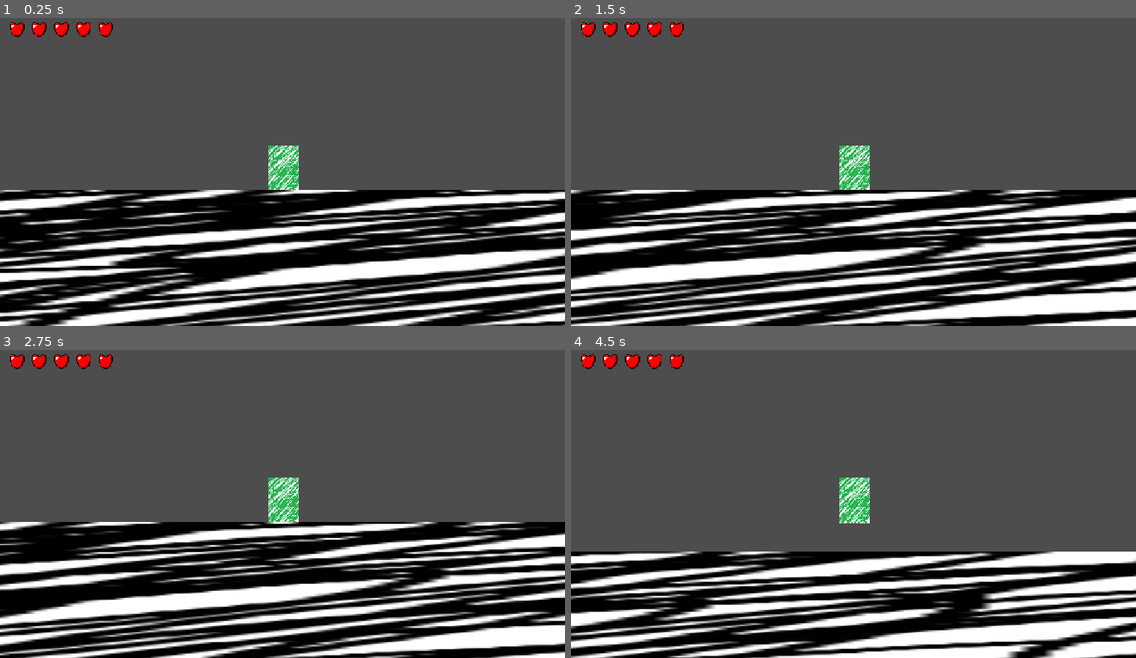
Above: before the commit, frames 1-4 (two rows, left to right).
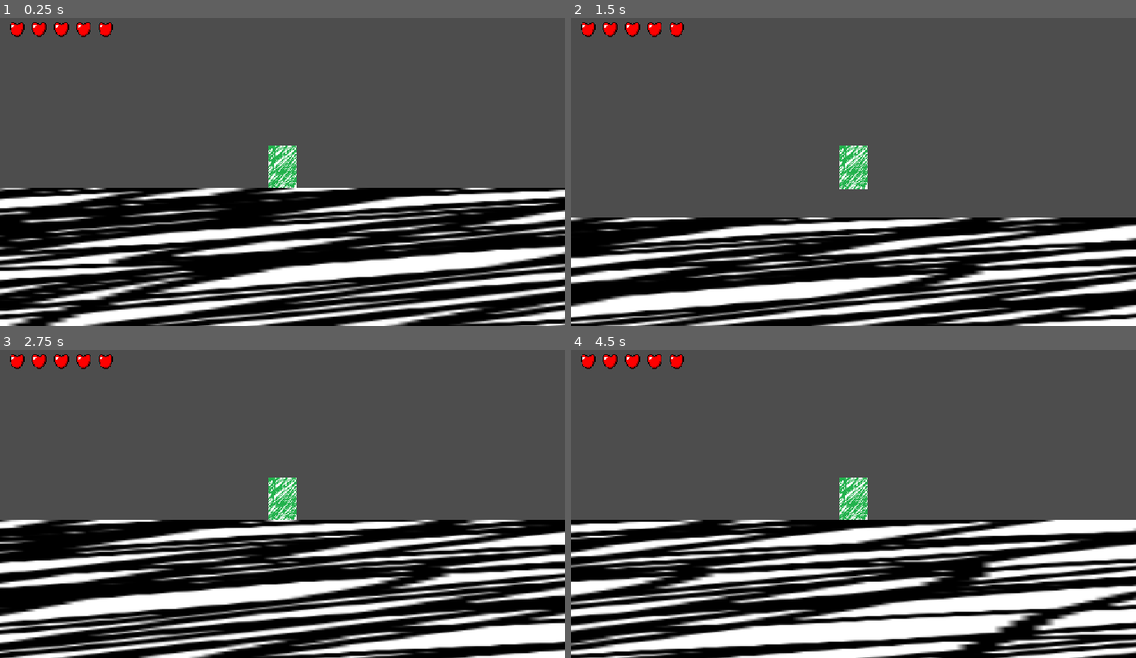
Above: after the commit, the same moments.

Repository: tanlanman123/bluecell
Game: Godot game, scene res://scenes/FirstRoom.tscn
The game is run twice, just before and just after one commit, with the same random seed, the same clock (stepped at 60 frames per second) and the same inputs.
Inputs:
- Up to frame 1 (0.25 s): no input
- Up to frame 2 (1.5 s): tap Enter at 0.5 s; hold D (move_right) from 0.53 s (still down); tap Z (press_z, bound only before the commit) at 0.6 s; tap Space (Jump, bound only after the commit) at 0.77, 0.8, 1.07, 1.35 s
- Up to frame 3 (2.75 s): tap Space (Jump, bound only after the commit) at 1.52, 1.82, 2.3 s; tap Z (press_z, bound only before the commit) at 1.55, 2.1 s; release D (move_right) at 2.03 s; hold A (move_left) from 2.03 s (still down)
- Up to frame 4 (4.5 s): release A (move_left) at 2.78 s; hold D (move_right) 2.78-4.28 s; tap Z (press_z, bound only before the commit) at 2.85, 4.35 s; tap Space (Jump, bound only after the commit) at 3.02, 3.32, 3.6, 3.77, 4.07 s; hold A (move_left) from 4.28 s (still down)

The runs differ from the first frame. In frame 1, 23% of the frame differs, in the area x 0-100%, y 41-100%; in frame 2, 34%; in frame 3, 23%; in frame 4, 35%.

Commit message:
made I-frames and sword
i made the sword.
i made invincibility-frames where if you get hit you cant get hit after a certain amount of time.

Diff:
--- a/project.godot
+++ b/project.godot
@@ -21,23 +21,20 @@
 
 [input]
 
-press_z={
+Jump={
 "deadzone": 0.2,
-"events": [Object(InputEventKey,"resource_local_to_scene":false,"resource_name":"","device":-1,"window_id":0,"alt_pressed":false,"shift_pressed":false,"ctrl_pressed":false,"meta_pressed":false,"pressed":false,"keycode":0,"physical_keycode":90,"key_label":0,"unicode":122,"location":0,"echo":false,"script":null)
-, Object(InputEventJoypadButton,"resource_local_to_scene":false,"resource_name":"","device":-1,"button_index":0,"pressure":0.0,"pressed":false,"script":null)
+"events": [Object(InputEventJoypadButton,"resource_local_to_scene":false,"resource_name":"","device":-1,"button_index":0,"pressure":0.0,"pressed":false,"script":null)
 , Object(InputEventKey,"resource_local_to_scene":false,"resource_name":"","device":-1,"window_id":0,"alt_pressed":false …(182 unchanged characters)…
 ]
 }
 move_left={
 "deadzone": 0.2,
 "events": [Object(InputEventKey,"resource_local_to_scene":false,"resource_name":"","device":-1,"window_id":0,"alt_press …(191 unchanged characters)…
-, Object(InputEventKey,"resource_local_to_scene":false,"resource_name":"","device":-1,"window_id":0,"alt_pressed":false,"shift_pressed":false,"ctrl_pressed":false,"meta_pressed":false,"pressed":false,"keycode":0,"physical_keycode":4194319,"key_label":0,"unicode":0,"location":0,"echo":false,"script":null)
-]
+, null]
 }
 move_right={
 "deadzone": 0.2,
 "events": [Object(InputEventKey,"resource_local_to_scene":false,"resource_name":"","device":-1,"window_id":0,"alt_press …(192 unchanged characters)…
-, Object(InputEventKey,"resource_local_to_scene":false,"resource_name":"","device":-1,"window_id":0,"alt_pressed":false,"shift_pressed":false,"ctrl_pressed":false,"meta_pressed":false,"pressed":false,"keycode":0,"physical_keycode":4194321,"key_label":0,"unicode":0,"location":0,"echo":false,"script":null)
 ]
 }
 
--- a/scenes/FirstRoom.tscn
+++ b/scenes/FirstRoom.tscn
@@ -73,12 +73,12 @@
 offset_bottom = 82.0
 scale = Vector2(1.8799993, 1.8000009)
 
-[node name="heart" type="TextureRect" parent="healthBar/HBoxContainer" unique_id=318703456]
+[node name="heart1" type="TextureRect" parent="healthBar/HBoxContainer" unique_id=318703456]
 texture_filter = 1
 custom_minimum_size = Vector2(19.725, 0)
 layout_mode = 2
 
-[node name="AnimatedSprite2D" type="AnimatedSprite2D" parent="healthBar/HBoxContainer/heart" unique_id=1939262925]
+[node name="AnimatedSprite2D" type="AnimatedSprite2D" parent="healthBar/HBoxContainer/heart1" unique_id=1939262925]
 sprite_frames = SubResource("SpriteFrames_j7wrs")
 
 [node name="heart3" type="TextureRect" parent="healthBar/HBoxContainer" unique_id=539847017]
--- a/scenes/enemy.tscn
+++ b/scenes/enemy.tscn
@@ -8,7 +8,7 @@
 size = Vector2(40.999996, 36.451416)
 
 [sub_resource type="RectangleShape2D" id="RectangleShape2D_go7kn"]
-size = Vector2(76, 24)
+size = Vector2(24, 18)
 
 [node name="Enemy" type="CharacterBody2D" unique_id=1010637737]
 script = ExtResource("1_md0e3")
@@ -45,7 +45,7 @@
 script = ExtResource("3_4ra3w")
 
 [node name="EnemyHurtBox" type="CollisionShape2D" parent="Enemy HurtBox" unique_id=1955641186]
-position = Vector2(0, 38)
+position = Vector2(0, 41)
 shape = SubResource("RectangleShape2D_go7kn")
 
 [connection signal="area_entered" from="Enemy HurtBox" to="Enemy HurtBox" method="_on_area_entered"]
--- a/scenes/player.tscn
+++ b/scenes/player.tscn
@@ -4,10 +4,7 @@
 [ext_resource type="Texture2D" uid="uid://dcolu18fprwdw" path="res://assets/Untitled.png" id="2_qhqgy"]
 
 [sub_resource type="RectangleShape2D" id="RectangleShape2D_4vge2"]
-size = Vector2(32, 44)
-
-[sub_resource type="RectangleShape2D" id="RectangleShape2D_og2xu"]
-size = Vector2(30, 8)
+size = Vector2(20, 38)
 
 [node name="Player" type="CharacterBody2D" unique_id=214216069]
 script = ExtResource("1_g2els")
@@ -16,16 +13,51 @@
 zoom = Vector2(2, 2)
 
 [node name="Placeholder" type="Sprite2D" parent="." unique_id=2004267316]
-position = Vector2(1, 1)
-scale = Vector2(0.26016256, 0.23711324)
+position = Vector2(0, 7.1054274e-15)
+scale = Vector2(0.24390243, 0.22680403)
 texture = ExtResource("2_qhqgy")
 
 [node name="Area2D" type="Area2D" parent="." unique_id=294479446]
 
 [node name="PlayerHitBox" type="CollisionShape2D" parent="Area2D" unique_id=2006559685]
-position = Vector2(1, 2)
+position = Vector2(0, 3)
 shape = SubResource("RectangleShape2D_4vge2")
 
-[node name="player collision" type="CollisionShape2D" parent="." unique_id=1857106137]
+[node name="PlayerSword" type="Area2D" parent="." unique_id=632809958]
 position = Vector2(1, 20)
-shape = SubResource("RectangleShape2D_og2xu")
+
+[node name="SwordRight" type="CollisionPolygon2D" parent="PlayerSword" unique_id=1083663405]
+light_mask = 512
+visibility_layer = 512
+position = Vector2(-12.000001, 0)
+scale = Vector2(1.607143, 1)
+polygon = PackedVector2Array(16, -20, 16, -35, 29.844442, -41.999996, 30.488886, -40.999996, 31.111107, -39.999996, 31.73333, -38.999996, 32.97777, -35.999996, 33.599995, -32.999996, 34.222218, -29.999996, 34.84444, -25.999998, 35.46666, -19.999998, 35.46666, -19.999998, 34.84444, -13.999998, 34.222218, -9.999999, 33.599995, -6.999999, 32.97777, -3.999999, 31.73333, -1, 31.111107, 0, 30.488886, 1, 29.844442, 2, 16, -5)
+disabled = true
+
+[node name="SwordLeft" type="CollisionPolygon2D" parent="PlayerSword" unique_id=629504772]
+light_mask = 512
+visibility_layer = 512
+position = Vector2(10, -40)
+rotation = 3.1415927
+scale = Vector2(1.607143, 1)
+polygon = PackedVector2Array(16, -20, 16, -35, 29.844442, -41.999996, 30.488886, -40.999996, 31.111107, -39.999996, 31.73333, -38.999996, 32.97777, -35.999996, 33.599995, -32.999996, 34.222218, -29.999996, 34.84444, -25.999998, 35.46666, -19.999998, 35.46666, -19.999998, 34.84444, -13.999998, 34.222218, -9.999999, 33.599995, -6.999999, 32.97777, -3.999999, 31.73333, -1, 31.111107, 0, 30.488886, 1, 29.844442, 2, 16, -5)
+
+[node name="SwordDown" type="CollisionPolygon2D" parent="PlayerSword" unique_id=513873623]
+light_mask = 512
+visibility_layer = 512
+position = Vector2(-21, -24)
+rotation = 1.5707964
+scale = Vector2(1.607143, 1)
+polygon = PackedVector2Array(16, -20, 16.177774, -38, 26.75555, -51, 29.24444, -46, 31.111105, -42, 32.35555, -39, 32.97777, -35.999996, 33.599995, -32.999996, 34.222218, -29.999996, 34.84444, -25.999998, 35.46666, -19.999998, 35.46666, -19.999998, 34.84444, -13.999998, 34.222218, -9.999999, 33.599995, -6.999999, 32.97777, -3.999999, 32.35555, -1.0000019, 31.111105, 2.999998, 29.24444, 6.999998, 26.13333, 11.999998, 16.177776, -2.000002)
+
+[node name="SwordUp" type="CollisionPolygon2D" parent="PlayerSword" unique_id=398192100]
+light_mask = 512
+visibility_layer = 512
+position = Vector2(19, -16.000002)
+rotation = 4.712389
+scale = Vector2(1.607143, 1)
+polygon = PackedVector2Array(16, -20, 16.177774, -38, 26.75555, -51, 29.24444, -46, 31.111105, -42, 32.35555, -39, 32.97777, -35.999996, 33.599995, -32.999996, 34.222218, -29.999996, 34.84444, -25.999998, 35.46666, -19.999998, 35.46666, -19.999998, 34.84444, -13.999998, 34.222218, -9.999999, 33.599995, -6.999999, 32.97777, -3.999999, 32.35555, -1.0000019, 31.111105, 2.999998, 29.24444, 6.999998, 26.13333, 11.999998, 16.177776, -2.000002)
+
+[node name="PlayerCollision" type="CollisionPolygon2D" parent="." unique_id=1834800600]
+position = Vector2(0, 19)
+polygon = PackedVector2Array(10, 3, 10, -35, -10, -35, -10, 3)
--- a/scripts/HurtScript.gd
+++ b/scripts/HurtScript.gd
@@ -1,21 +1,37 @@
 extends Area2D
 
-@onready var heart = get_node("/root/Root/healthBar/HBoxContainer/heart")
+@onready var heart1 = get_node("/root/Root/healthBar/HBoxContainer/heart1")
 @onready var heart2 = get_node("/root/Root/healthBar/HBoxContainer/heart2")
 @onready var heart3 = get_node("/root/Root/healthBar/HBoxContainer/heart3")
 @onready var heart4 = get_node("/root/Root/healthBar/HBoxContainer/heart4")
 @onready var heart5 = get_node("/root/Root/healthBar/HBoxContainer/heart5")
+var timeout1
+var timeout2
+var timeout3
+var timeout4
 
 func _on_area_entered(body: Node2D) -> void:
 	if body.name == "PlayerHitBox" or body.name == "Area2D":
-		if heart.visible == true:
-			heart.visible = false
-		elif heart2.visible == true:
+		if heart1.visible == true:
+			heart1.visible = false
+			await get_tree().create_timer(1).timeout #i-frames
+			timeout1 = true
+		elif heart2.visible == true and timeout1 == true:
 			heart2.visible = false
-		elif heart3.visible == true:
+			await get_tree().create_timer(1).timeout #i-frames
+			timeout2 = true
+		elif heart3.visible == true and timeout2 == true:
 			heart3.visible = false
-		elif heart4.visible == true:
+			await get_tree().create_timer(1).timeout #i-frames
+			timeout3 = true
+		elif heart4.visible == true and timeout3 == true:
 			heart4.visible = false
-		elif heart5.visible == true:
+			await get_tree().create_timer(1).timeout #i-frames
+			timeout4 = true
+		elif heart5.visible == true and timeout4 == true:
 			heart5.visible = false
 			print("you died")
+
+	if body.name == "SwordUp" or "SwordRight" or "SwordLeft" or "SwordDown":
+		print("sword hit enemy")
+		#add enemy health😒
--- a/scripts/player.gd
+++ b/scripts/player.gd
@@ -10,9 +10,9 @@
 		velocity += get_gravity() * delta
 
 	# Handle jump.
-	if Input.is_action_just_pressed("press_z") and is_on_floor():
+	if Input.is_action_just_pressed("Jump") and is_on_floor():
 		velocity.y = JUMP_VELOCITY
-	if Input.is_action_just_released("press_z") and velocity.y < 0.0:
+	if Input.is_action_just_released("Jump") and velocity.y < 0.0:
 		velocity.y = 0
 
 	# Get the input direction and handle the movement/deceleration.
